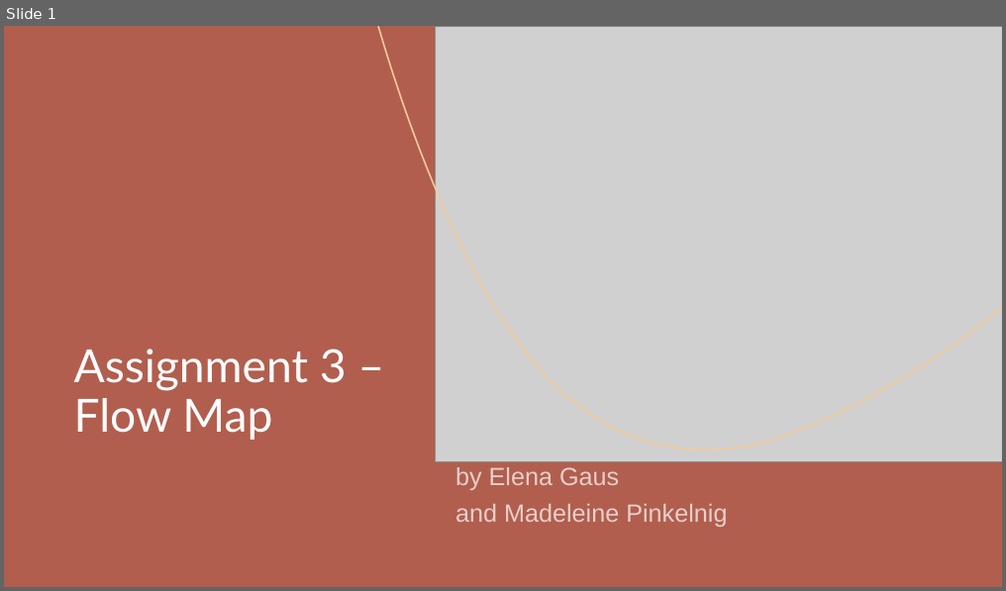
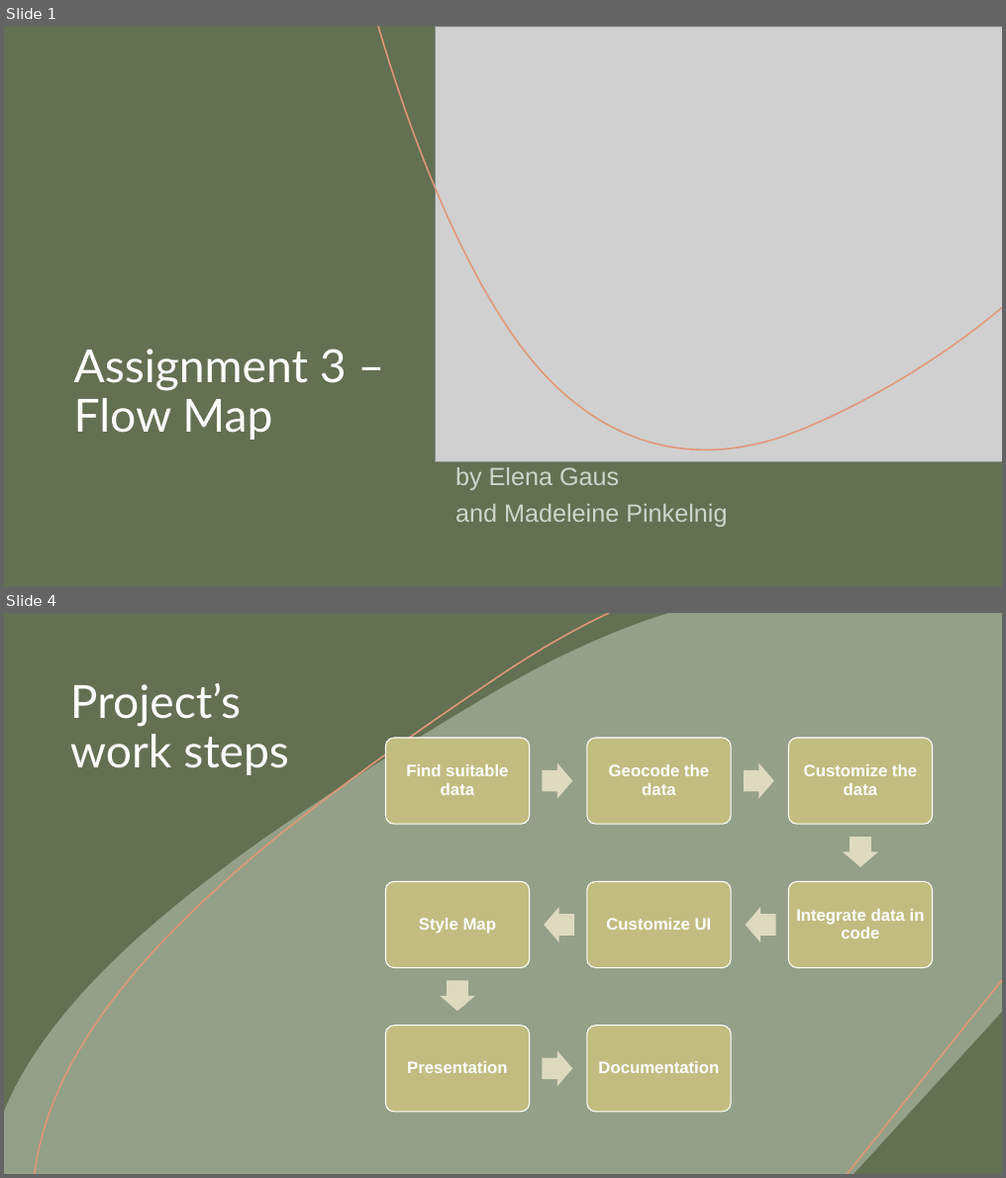
Before and after one commit to MadeByMel/geovisualisation, a slide deck: project_presentation.pptx. Shown one above the other, each under a label of ours: slide 1 before the commit, slides 1 and 4 after it; the slides between them are not shown. The pictures are 1006x591 and 1006x1178 pixels, drawn with LibreOffice and Linux fonts; fonts in the diff are those of the drawing; grey boxes stand for pictures. Boxes give left, top, right and bottom in pixels: in the first picture for what was removed or moved away, otherwise in the second. Text is boxed around its words. In the diff, an @@ line names an element or a change of style, - is before the commit and + after.

```diff
--- a/project_presentation.pptx
+++ b/project_presentation.pptx
@@ slide 4 added at box(4, 613, 1002, 1174), background #637052; not listed: 3 template elements that a slide beside it also shows @@
@@ rectangle added at box(4, 613, 1002, 1174), fill #637052 @@
@@ freeform shape added at box(4, 613, 1002, 1174), fill #94A088 @@
@@ freeform shape added at box(35, 613, 609, 1174), outline #E09878 1.5 pt @@
@@ title added at box(70, 683, 289, 775), 44 pt, text #FFFFFF @@
+Project’s
+work steps
@@ freeform shape added at box(846, 980, 1002, 1174), outline #E09878 1.5 pt @@
@@ group added at box(386, 738, 933, 1112): 8 rounded rectangles, 8 texts, 7 right arrows @@
+Find suitable data
+Geocode the data
+Customize the data
+Integrate data in code
+Customize UI
+Style Map
+Presentation
+Documentation
@@ slide 1 changed as well @@
@@ background #B15E4E to #637052 @@
@@ rectangle at box(4, 26, 1002, 587): fill #B15E4E to #637052 @@
@@ freeform shape at box(378, 26, 1002, 451): outline #F4CB99 1.5 pt to #E09878 1.5 pt @@
@@ freeform shape at box(4, 82, 41, 216): fill #C5B096 to #E48312 @@
@@ freeform shape at box(602, 529, 963, 587): outline #A9AEA7 1 pt to #9B8357 1 pt @@
@@ freeform shape at box(672, 537, 1002, 587): fill #3B4345 to #94A088 @@
```
Also in this commit, not shown: 3 other slides changed, 3 other slides added, 3 slides removed.
